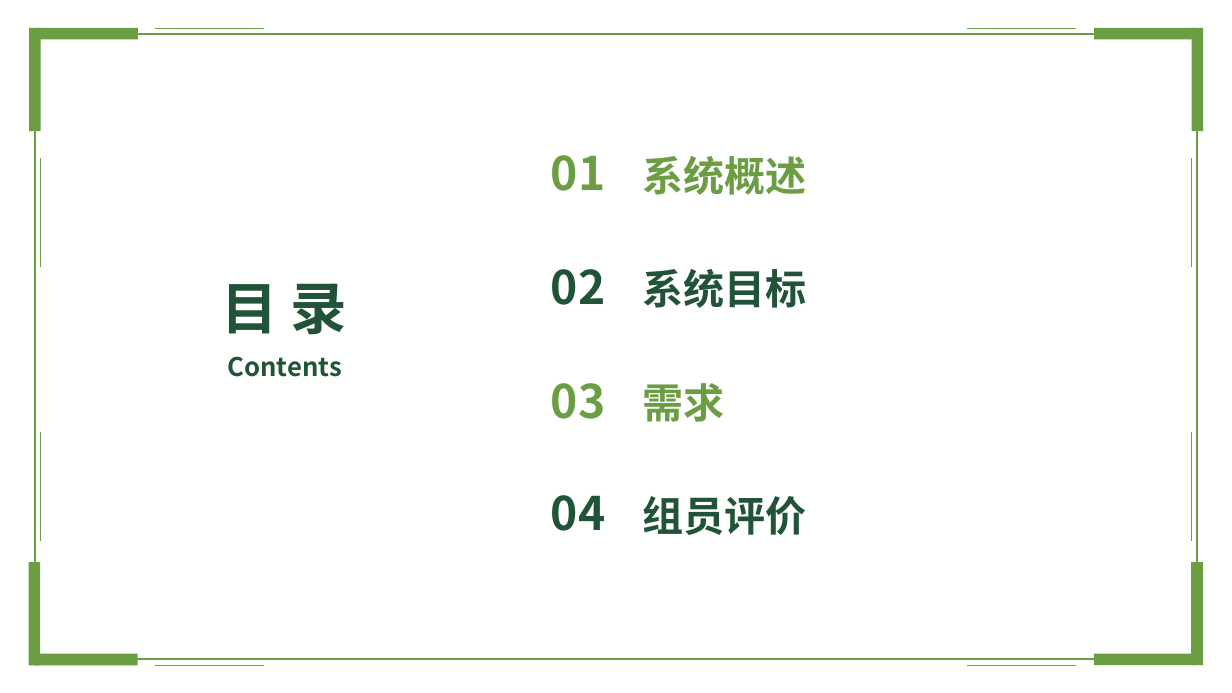
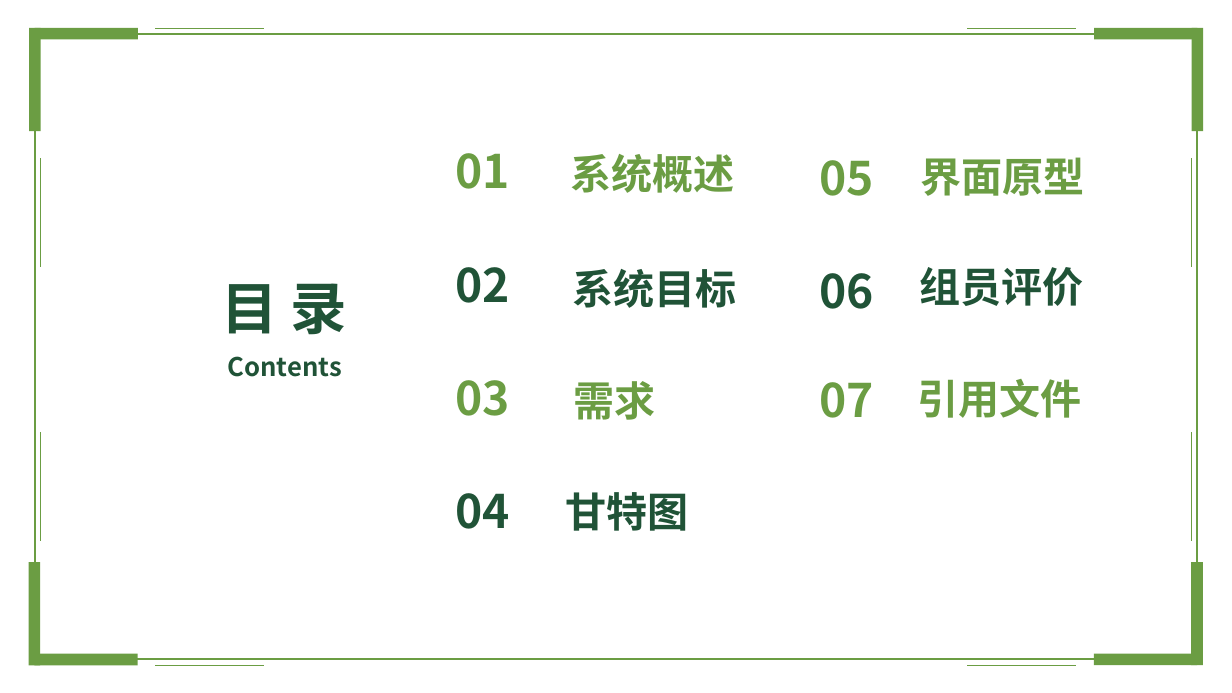
Before and after one commit to lzhokai/-, a slide deck: slide 2 of G13需求分析.pptx. Drawn at 1232x693 pixels with LibreOffice and Linux fonts; fonts in the diff are those of the drawing; background and template pictures are left out. Boxes give left, top, right and bottom in pixels: in the first picture for what was removed or moved away, otherwise in the second. Text is boxed around its words. In the diff, an @@ line names an element or a change of style, - is before the commit and + after.

```diff
--- a/G13需求分析.pptx
+++ b/G13需求分析.pptx
@@ text "01": place and size @@
-text "01" at [551, 155, 606, 191]
+text "01" at [456, 153, 511, 189]
@@ text "系统概述": place and size @@
-text "系统概述" at [643, 156, 807, 195]
+text "系统概述" at [570, 154, 734, 193]
@@ text added at [819, 160, 874, 196], 36 pt, text #6B9D43, bold @@
+05
@@ text added at [920, 157, 1084, 196], 32 pt, text #6B9D43, bold @@
+界面原型
@@ text "02": place and size @@
-text "02" at [551, 269, 606, 305]
+text "02" at [456, 267, 511, 303]
@@ text "系统目标": place and size @@
-text "系统目标" at [643, 269, 807, 308]
+text "系统目标" at [573, 269, 737, 308]
@@ text "组员评价": place and size @@
-text "组员评价" at [643, 496, 807, 535]
+text "组员评价" at [920, 267, 1084, 306]
@@ text added at [819, 273, 874, 309], 36 pt, text #205337, bold @@
+06
@@ text "03": place and size @@
-text "03" at [551, 383, 606, 419]
+text "03" at [455, 380, 510, 416]
@@ text "需求": place and size @@
-text "需求" at [643, 383, 725, 422]
+text "需求" at [573, 381, 655, 420]
@@ text added at [819, 382, 874, 418], 36 pt, text #6B9D43, bold @@
+07
@@ text added at [918, 379, 1082, 418], 32 pt, text #6B9D43, bold @@
+引用文件
@@ text "04": place and size @@
-text "04" at [551, 495, 606, 531]
+text "04" at [455, 493, 510, 529]
@@ text added at [566, 492, 689, 531], 32 pt, text #205337, bold @@
+甘特图
```
Also in this commit, not shown: 2 other slides changed, 10 slides added, 8 other files.
